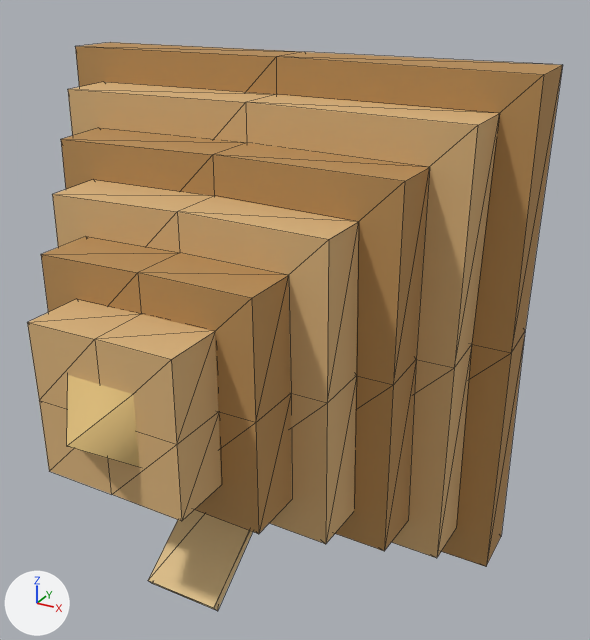
Before and after pictures for a commit that changed the glTF model public/maps/desert/pyramid.glb.
Both versions are drawn from a 50 mm camera at (0.809, -1.509, 0.669) aimed at (0.131, -0.277, 0.053). Lighting does not change. The marker at lower left points along +X, +Y and +Z. The picture after the commit comes second. Mesh edges are drawn as thin lines. Where no turn or scale is listed for an object, it has been applied to the vertices. Vertices at exactly the same position are counted once.

Names of what the first picture shows: 'PyramidMesh'.
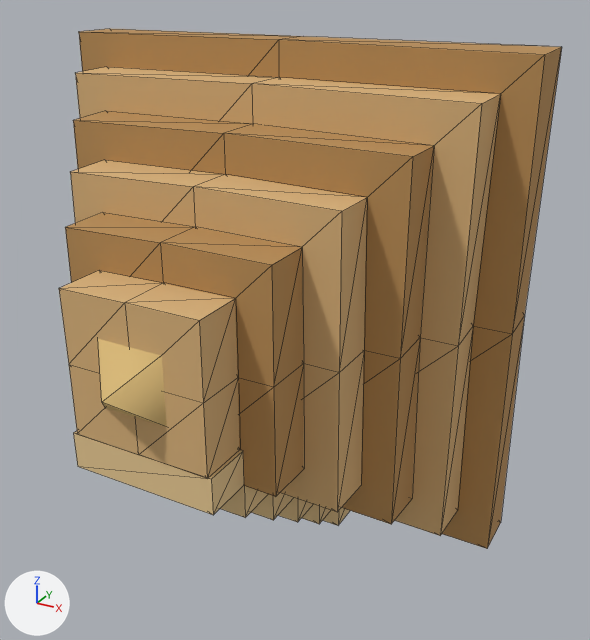
Changed parts and their boxes (x1, y1, x2, y2) in the pictures (590 x 640 px; the box of a moved part takes in the faces that stretch with it):
'PyramidMesh', reshaped (6% narrower, 9% shorter): before (27, 42, 563, 611); after (59, 29, 562, 549)
part 1 of me_mesh_0, moved or reshaped: before (75, 42, 563, 567); after (79, 29, 562, 549)
part 2 of me_mesh_0, moved or reshaped: before (68, 82, 499, 558); after (75, 67, 501, 536)
part 3 of me_mesh_0, moved or reshaped: before (61, 128, 429, 551); after (73, 111, 434, 524)
part 4 of me_mesh_0, moved or reshaped: before (52, 180, 358, 544); after (70, 160, 367, 512)
part 5 of me_mesh_0, moved or reshaped: before (41, 236, 291, 534); after (65, 213, 303, 497)
part 6 of me_mesh_0, moved or reshaped: before (27, 299, 221, 521); after (59, 270, 239, 478)
part 7 of me_mesh_0, moved or reshaped: before (67, 375, 140, 467); after (98, 339, 167, 427)
part 8 of me_mesh_0, rebuilt: before (148, 510, 253, 611); after (74, 431, 350, 526)

Diff of the bpy script that builds the scene:
```diff
--- a/public/maps/desert/pyramid.glb.py
+++ b/public/maps/desert/pyramid.glb.py
@@ me_mesh_0 @@
 # used by ob_pyramidmesh; location = (0.0, 0.0, 0.0)
-me_mesh_0.from_pydata(...)  # 122 vertices, 212 faces; spans x -0.503..0.505, y -0.752..0.001, z -0.5..0.505
+me_mesh_0.from_pydata(...)  # 152 vertices, 272 faces; spans x -0.5..0.5, y -0.667..0.0, z -0.534..0.534
+# me_mesh_0 part 1: the loose piece of 18 vertices spanning x -0.503..0.505, y -0.112..0.001, z -0.5..0.505 is scaled about its middle by (0.992, 0.885, 0.992), then moved by (-0.001, 0.005, 0.033)
+# me_mesh_0 part 2: the loose piece of 18 vertices spanning x -0.433..0.433, y -0.224..-0.11, z -0.428..0.434 is scaled about its middle by (0.992, 0.885, 0.992), then moved by (-0.001, 0.018, 0.033)
+# me_mesh_0 part 3: the loose piece of 18 vertices spanning x -0.359..0.36, y -0.335..-0.221, z -0.36..0.361 is scaled about its middle by (0.992, 0.885, 0.992), then moved by (-0.001, 0.031, 0.033)
+# me_mesh_0 part 4: the loose piece of 18 vertices spanning x -0.29..0.29, y -0.446..-0.332, z -0.29..0.287 is scaled about its middle by (0.992, 0.885, 0.992), then moved by (-0.001, 0.043, 0.033)
+# me_mesh_0 part 5: the loose piece of 18 vertices spanning x -0.215..0.217, y -0.557..-0.443, z -0.217..0.214 is scaled about its middle by (0.992, 0.885, 0.992), then moved by (-0.001, 0.056, 0.033)
+# me_mesh_0 part 6: the loose piece of 18 vertices spanning x -0.141..0.143, y -0.668..-0.554, z -0.142..0.143 is scaled about its middle by (0.992, 0.885, 0.992), then moved by (-0.001, 0.069, 0.033)
+# me_mesh_0 part 7: the loose piece of 6 vertices spanning x -0.071..0.071, y -0.752..-0.662, z -0.071..0.071 is scaled about its middle by (0.992, 0.885, 0.992), then moved by (-0.001, 0.08, 0.033)
+# me_mesh_0 part 8: the loose piece of 8 vertices spanning x -0.08..0.08, y -0.509..-0.091, z -0.494..-0.186 is rebuilt with 38 vertices and now spans x -0.15..0.148, y -0.591..-0.001, z -0.534..-0.107
 me_mesh_0.materials.append(mat_material_0)
```
